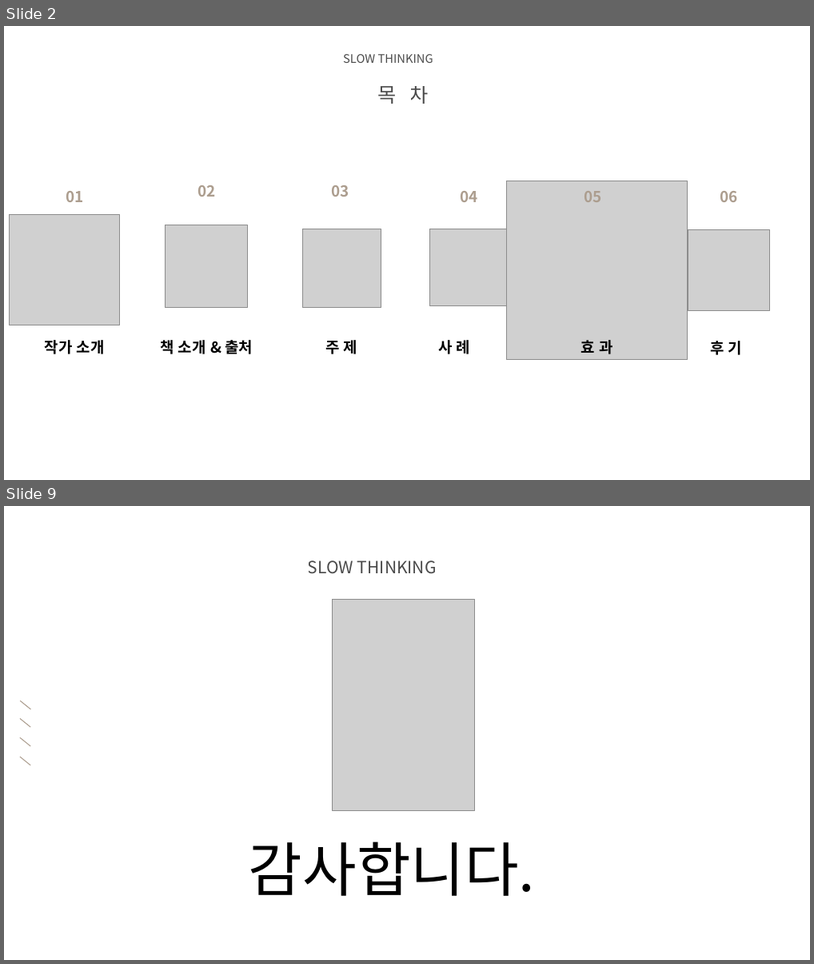
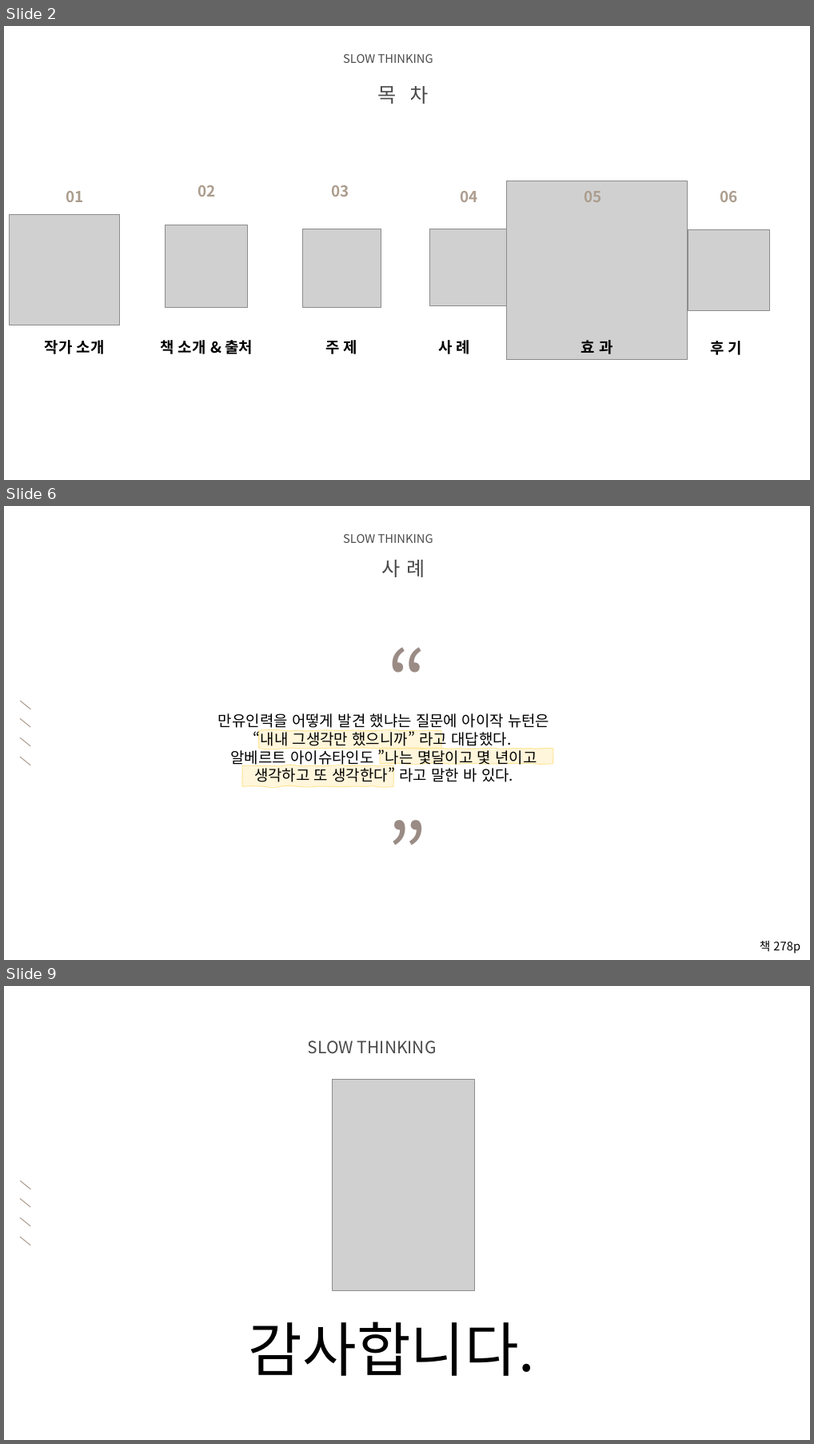
Before and after one commit to audgks5551/ppt, a slide deck: 2조.pptx. Shown one above the other, each under a label of ours: slides 2 and 9 before the commit, slides 2, 6 and 9 after it; the slides between them are not shown. The pictures are 814x964 and 814x1444 pixels, drawn with LibreOffice and Linux fonts; fonts in the diff are those of the drawing; grey boxes stand for pictures; background and template pictures are left out. Boxes give left, top, right and bottom in pixels: in the first picture for what was removed or moved away, otherwise in the second. Text is boxed around its words. In the diff, an @@ line names an element or a change of style, - is before the commit and + after.

```diff
--- a/2조.pptx
+++ b/2조.pptx
@@ slide 6 added at bbox=[4, 506, 810, 960], background picture (left out) @@
@@ text added at bbox=[343, 534, 434, 543], 14 pt, text #000000 at 71% opacity @@
+SLOW THINKING
@@ text added at bbox=[382, 560, 425, 577], 24 pt, text #000000 at 71% opacity @@
+사 례
@@ text added at bbox=[362, 626, 453, 733], 100 pt, text #9A8B85 @@
+“
@@ group added at bbox=[20, 700, 30, 765]: 4 lines @@
@@ text added at bbox=[218, 713, 550, 782], 18 pt, text #000000 @@
+만유인력을 어떻게 발견 했냐는 질문에 아이작 뉴턴은 “내내 그생각만 했으니까” 라고 대답했다.
+알베르트 아이슈타인도 ”나는 몇달이고 몇 년이고 생각하고 또 생각한다” 라고 말한 바 있다.
@@ freeform shape added at bbox=[259, 731, 442, 748], fill #FFE699 at 35% opacity, outline #FFE699 1 pt @@
@@ freeform shape added at bbox=[242, 765, 394, 787], fill #FFE699 at 35% opacity, outline #FFE699 1 pt @@
@@ freeform shape added at bbox=[380, 748, 554, 764], fill #FFE699 at 35% opacity, outline #FFE699 1 pt @@
@@ text added at bbox=[359, 798, 455, 905], 100 pt, text #9A8B85 @@
+”
@@ text added at bbox=[760, 940, 801, 953], 14 pt, text #000000 @@
+책 278p
```
Also in this commit, not shown: 3 slides changed, 2 other slides added, 3 slides removed.
